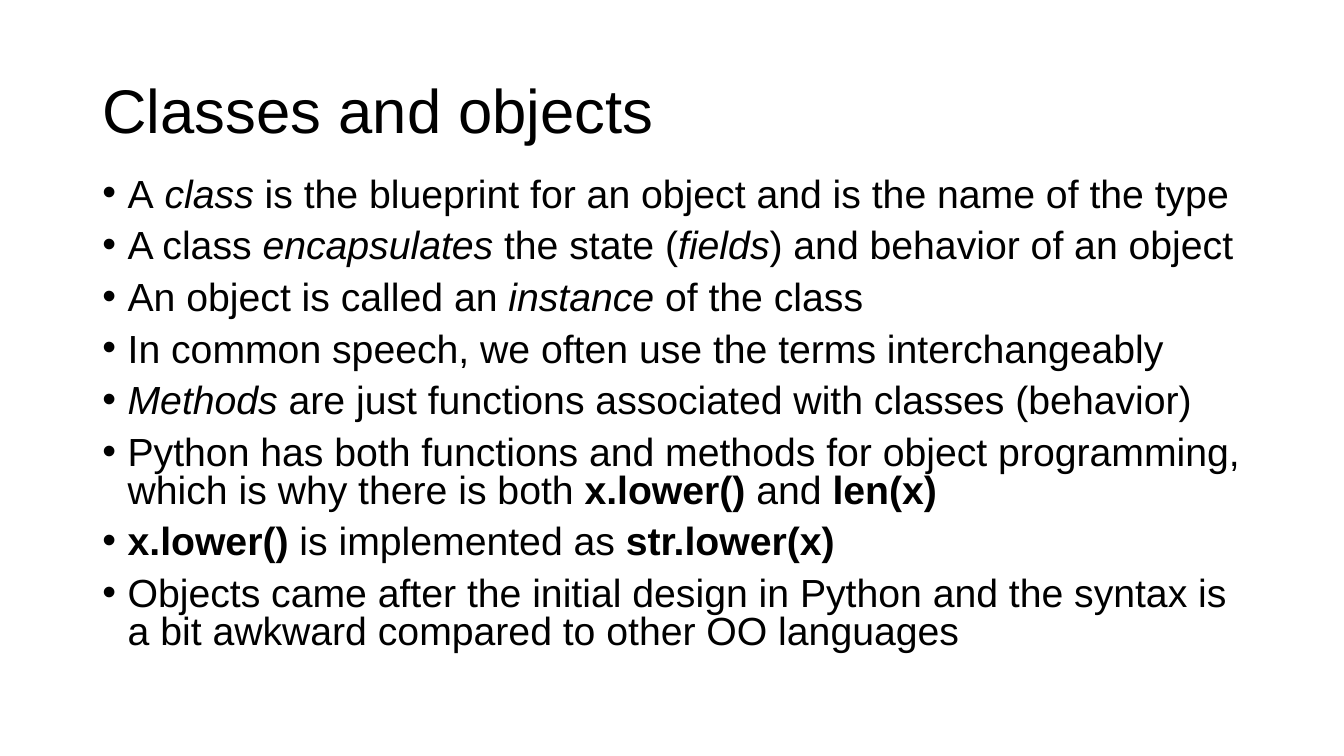
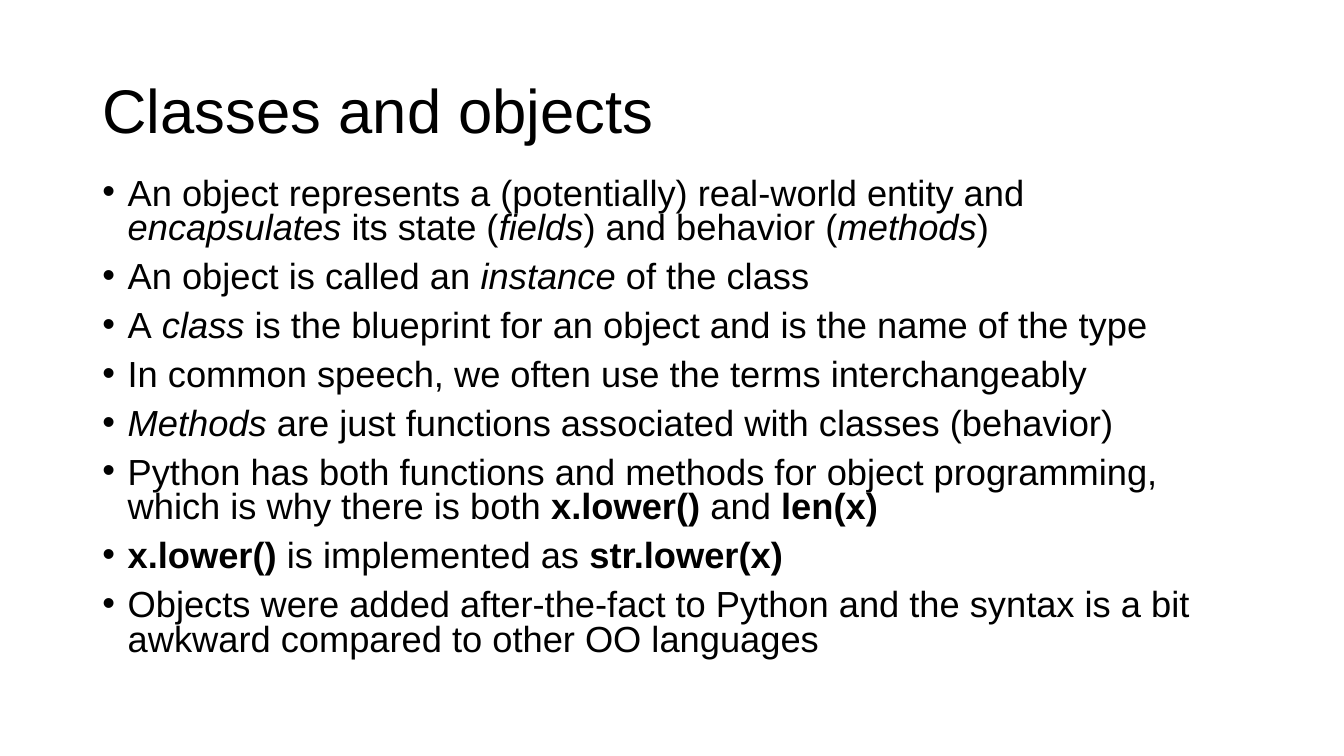
Before and after one commit to parrt/msds501, a slide deck: slide 3 of slides/OO.pptx. Drawn at 1344x756 pixels with LibreOffice and Linux fonts; fonts in the diff are those of the drawing; background and template pictures are left out. Boxes give left, top, right and bottom in pixels: in the first picture for what was removed or moved away, otherwise in the second. Text is boxed around its words. In the diff, an @@ line names an element or a change of style, - is before the commit and + after.

```diff
--- a/slides/OO.pptx
+++ b/slides/OO.pptx
@@ text at box(128, 179, 1025, 296): paragraphs added @@
+• An object represents a (potentially) real-world entity and encapsulates its state (fields) and behavior (methods)
+• An object is called an instance of the class
@@ text at box(128, 230, 1233, 319): paragraphs removed @@
-• A class encapsulates the state (fields) and behavior of an object
-• An object is called an instance of the class
@@ text at box(128, 311, 1158, 575): size 28 to 25.9 pt in "A class is the blueprint for an ...", "In common speech, we often use the ...", "Methods are just functions associated with classes ...", "Python has both functions and methods for ..." and 1 more places @@
@@ text at box(128, 590, 1189, 659): text changed; size 28 to 25.9 pt @@
-• Objects came after the initial design in Python and the syntax is a bit awkward compared to other OO languages
+• Objects were added after-the-fact to Python and the syntax is a bit awkward compared to other OO languages
```
Also in this commit, not shown: 11 other slides changed, 5 other files.
